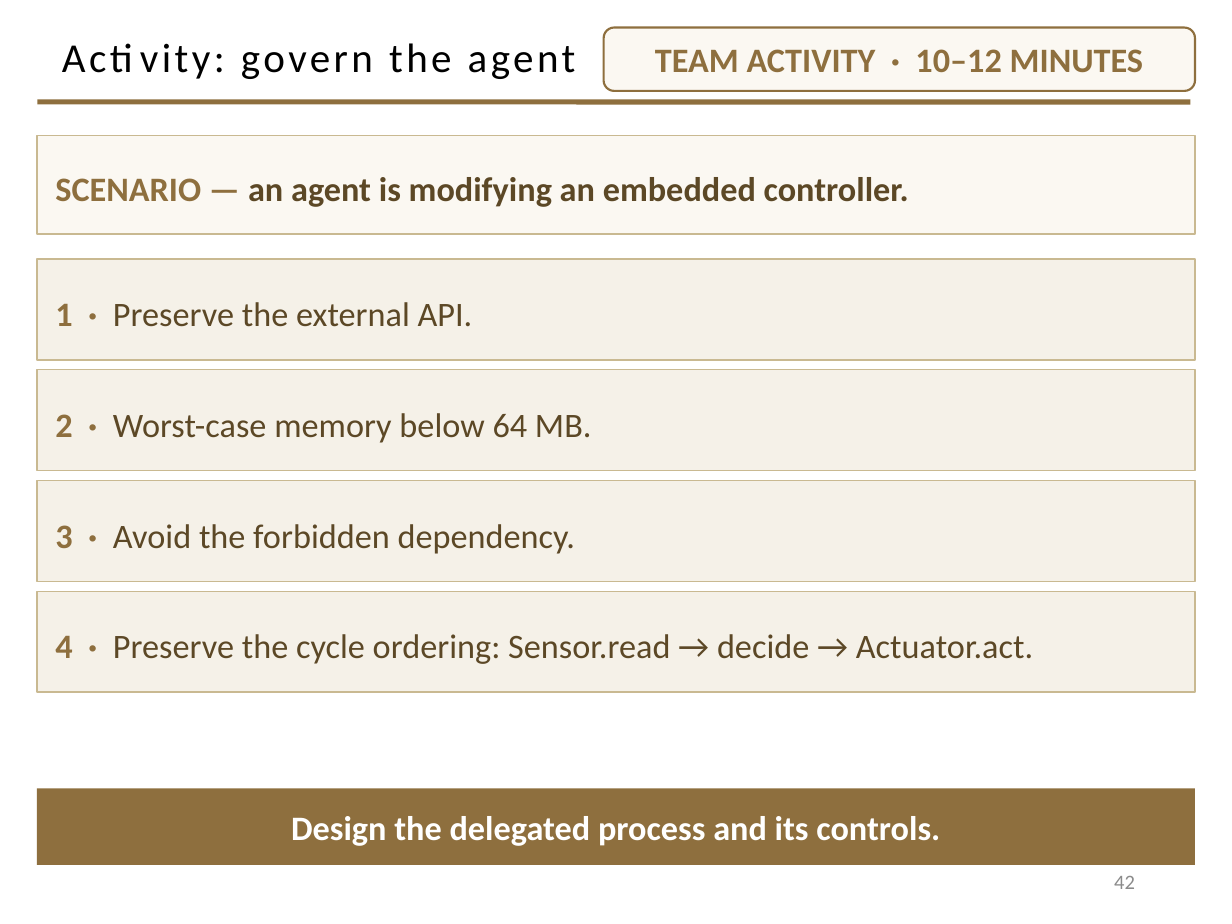
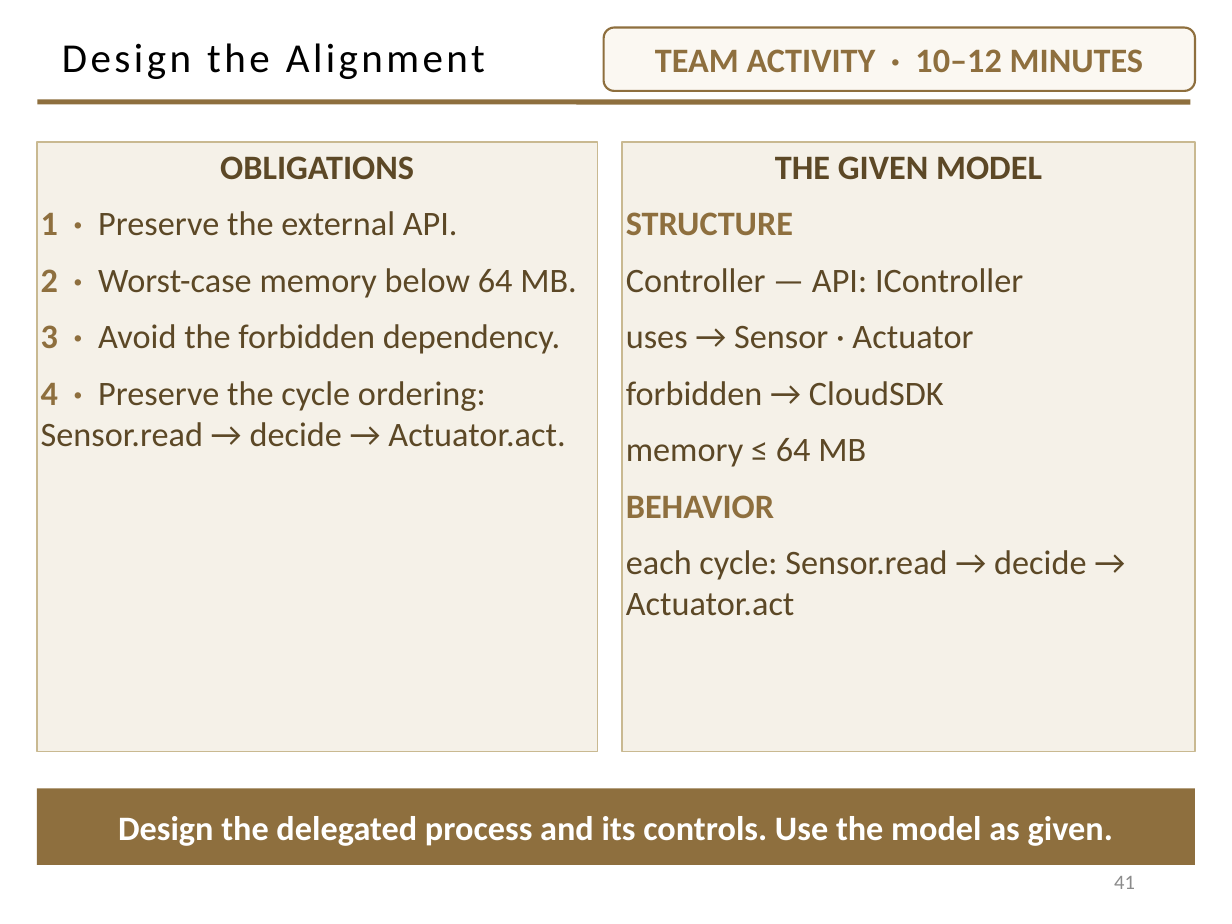
Before and after one commit to davisjam/model-based-agentic-software-engineering, a slide deck: slide 41 of course/lectures/act-2-delegation-and-control/03-alignment/2-3-Alignment.pptx (slide 42 before the commit). Drawn at 1232x924 pixels with LibreOffice and Linux fonts; fonts in the diff are those of the drawing; background and template pictures are left out. Boxes give left, top, right and bottom in pixels: in the first picture for what was removed or moved away, otherwise in the second. Text is boxed around its words. In the diff, an @@ line names an element or a change of style, - is before the commit and + after.

Commit message:
deck 2-3: cut 6 — drop SECTION 6 divider, merge activity setup + given model into 'Design the Alignment' (46->44)

```diff
--- a/course/lectures/act-2-delegation-and-control/03-alignment/2-3-Alignment.pptx
+++ b/course/lectures/act-2-delegation-and-control/03-alignment/2-3-Alignment.pptx
@@ title at (62, 43, 485, 79): text changed @@
-Activity: govern the agent
+Design the Alignment
@@ rectangle "OBLIGATIONS": place and size @@
-rectangle "OBLIGATIONS" at (37, 591, 1195, 692)
+rectangle "OBLIGATIONS" at (37, 142, 598, 752)
@@ rectangle "OBLIGATIONS" at (37, 142, 598, 752): vertical alignment middle to top @@
@@ rectangle removed at (37, 136, 1195, 234) @@
-SCENARIO — an agent is modifying an embedded controller.
@@ rectangle added at (622, 142, 1195, 752), fill #F5F1E8, outline #C9B991 1 pt, 20 pt, text #5C4826 @@
+THE GIVEN MODEL
+STRUCTURE
+Controller — API: IController
+uses → Sensor · Actuator
+forbidden → CloudSDK
+memory ≤ 64 MB
+BEHAVIOR
+each cycle: Sensor.read → decide → Actuator.act
@@ text in rectangle at (41, 156, 577, 354): paragraphs added @@
+OBLIGATIONS
+1 · Preserve the external API.
+2 · Worst-case memory below 64 MB.
+3 · Avoid the forbidden dependency.
@@ rectangle removed at (37, 259, 1195, 360) @@
-1 · Preserve the external API.
@@ rectangle removed at (37, 370, 1195, 471) @@
-2 · Worst-case memory below 64 MB.
@@ text in rectangle at (41, 381, 565, 447): more space between paragraphs @@
@@ rectangle removed at (37, 480, 1195, 582) @@
-3 · Avoid the forbidden dependency.
@@ text in rectangle at (118, 816, 1113, 846): text changed @@
-Design the delegated process and its controls.
+Design the delegated process and its controls. Use the model as given.
@@ page number at (1114, 876, 1135, 889): text changed @@
-42
+41
```
Also in this commit, not shown: 2 slides removed.
